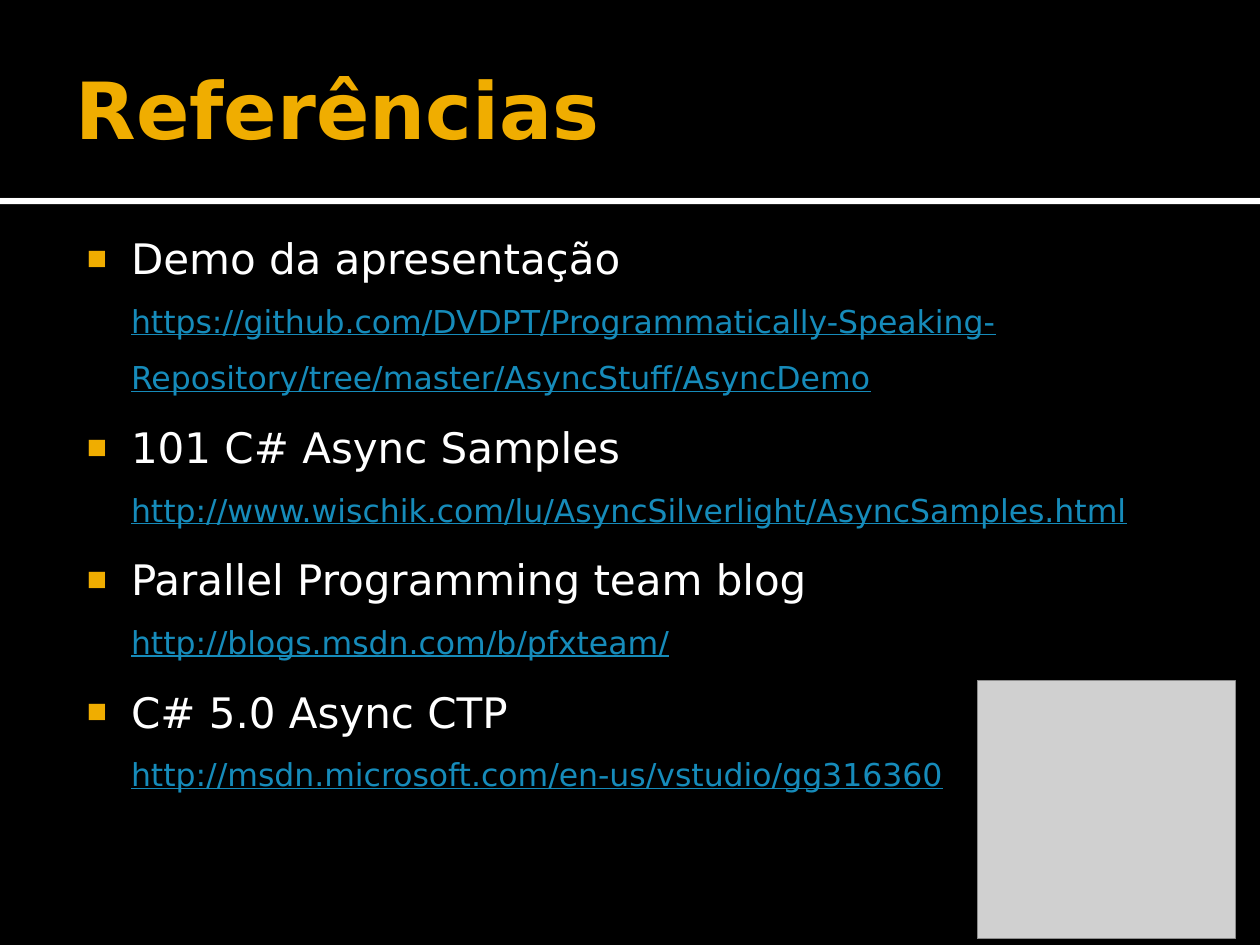
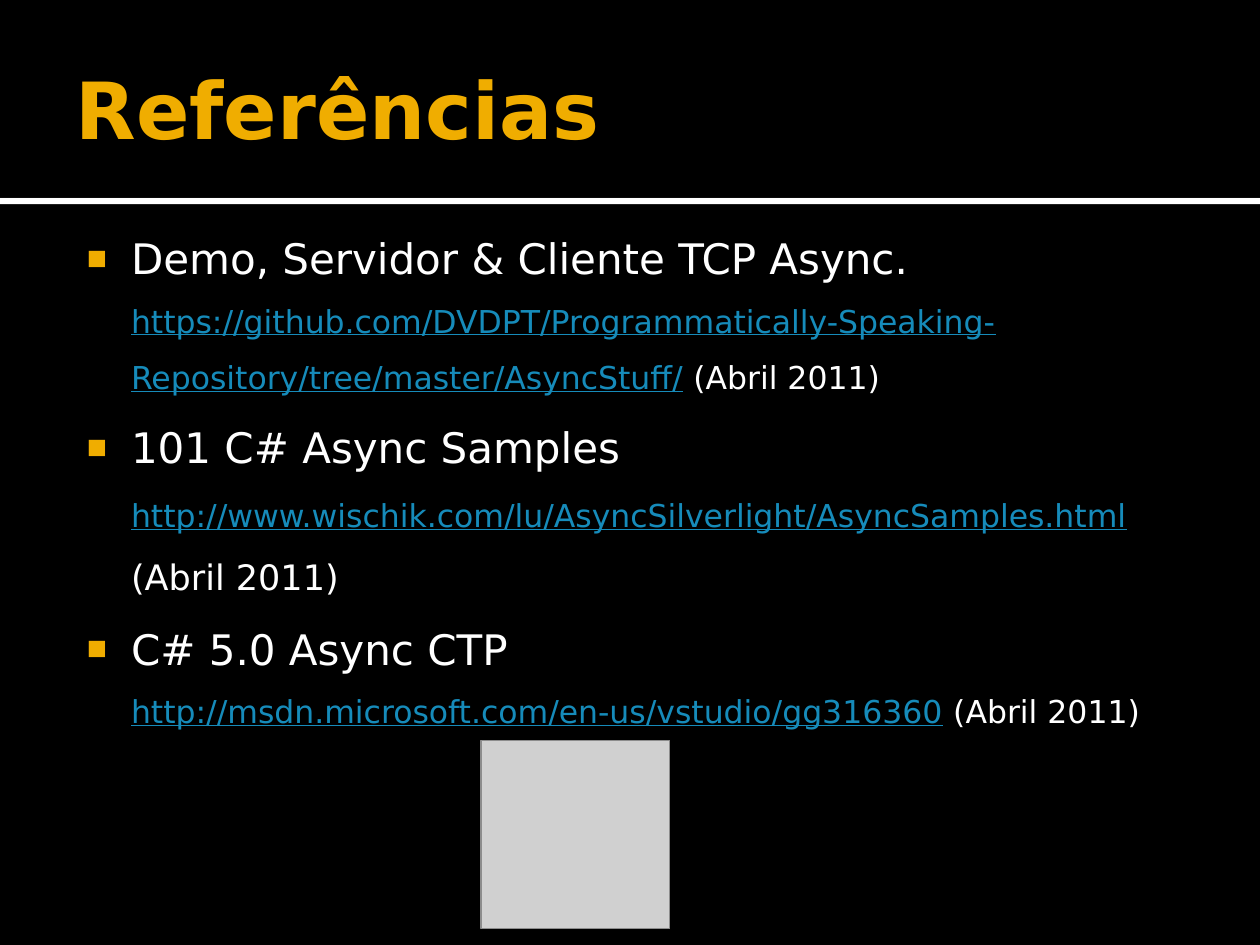
Before and after one commit to DVDPT/Programmatically-Speaking-Repository, a slide deck: slide 10 of AsyncStuff/AsyncDemo/Slides.pptx (slide 11 before the commit). Drawn at 1260x945 pixels with LibreOffice and Linux fonts; fonts in the diff are those of the drawing; grey boxes stand for pictures. Boxes give left, top, right and bottom in pixels: in the first picture for what was removed or moved away, otherwise in the second. Text is boxed around its words. In the diff, an @@ line names an element or a change of style, - is before the commit and + after.

```diff
--- a/AsyncStuff/AsyncDemo/Slides.pptx
+++ b/AsyncStuff/AsyncDemo/Slides.pptx
@@ text at <box>131,242,1139,730</box>: text changed @@
-■ Demo da apresentação
-  https://github.com/DVDPT/Programmatically-Speaking-Repository/tree/master/AsyncStuff/AsyncDemo
-■ 101 C# Async Samples http://www.wischik.com/lu/AsyncSilverlight/AsyncSamples.html
-■ Parallel Programming team blog
-  http://blogs.msdn.com/b/pfxteam/
-■ C# 5.0 Async CTP
-  http://msdn.microsoft.com/en-us/vstudio/gg316360
+■ Demo, Servidor & Cliente TCP Async.
+  https://github.com/DVDPT/Programmatically-Speaking-Repository/tree/master/AsyncStuff/ (Abril 2011)
+■ 101 C# Async Samples http://www.wischik.com/lu/AsyncSilverlight/AsyncSamples.html (Abril 2011)
+■ C# 5.0 Async CTP
+  http://msdn.microsoft.com/en-us/vstudio/gg316360 (Abril 2011)
@@ picture: place and size @@
-picture at <box>978,680,1236,939</box>
+picture at <box>481,741,670,930</box>
```
Also in this commit, not shown: 4 other slides changed, 1 slide added, 2 slides removed, 2 other files.
